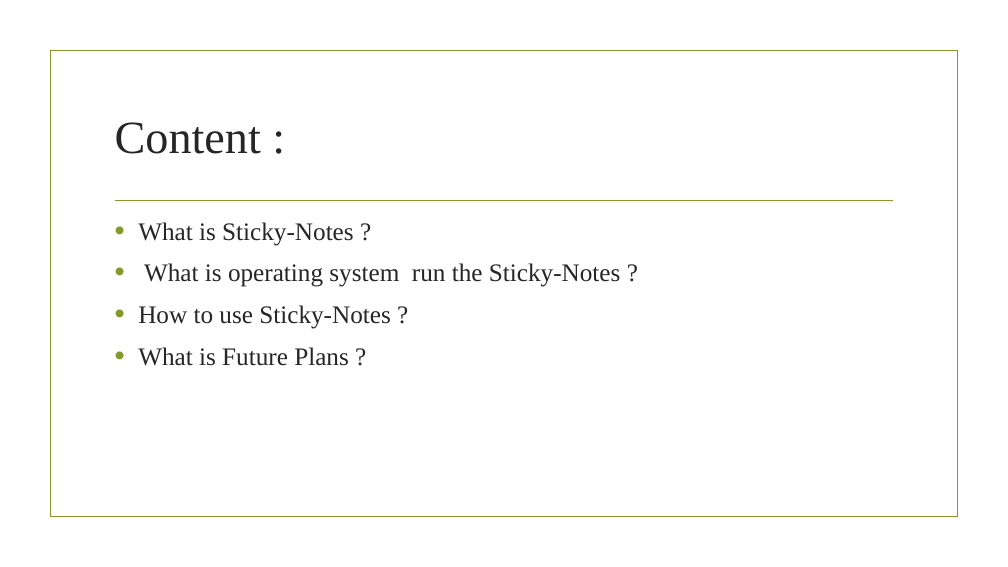
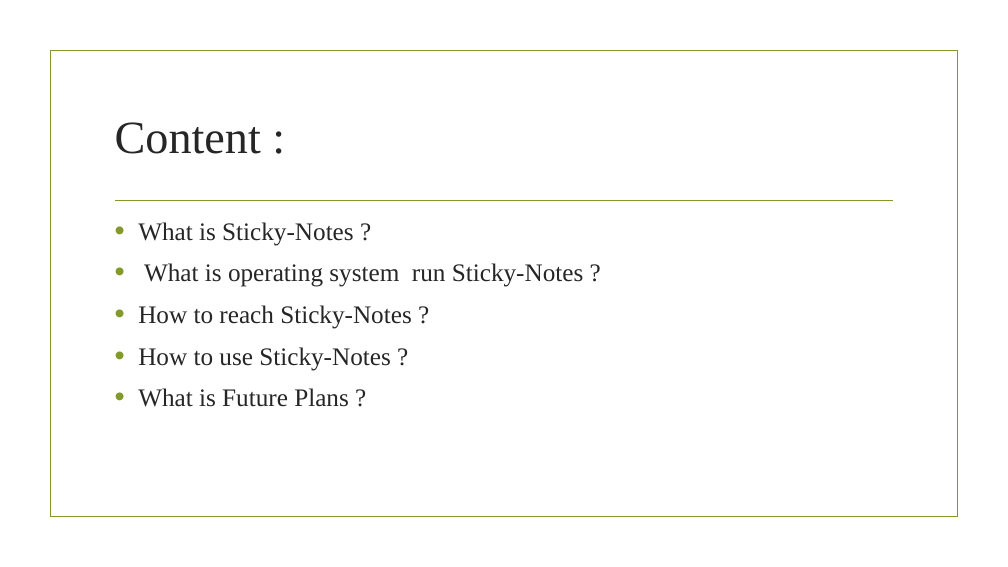
Before and after one commit to ibrahim123abusamrah/show, a slide deck: slide 2 of Sticky-Notes.pptx. Drawn at 1008x567 pixels with LibreOffice and Linux fonts; fonts in the diff are those of the drawing; background and template pictures are left out. Boxes give left, top, right and bottom in pixels: in the first picture for what was removed or moved away, otherwise in the second. Text is boxed around its words. In the diff, an @@ line names an element or a change of style, - is before the commit and + after.

```diff
--- a/Sticky-Notes.pptx
+++ b/Sticky-Notes.pptx
@@ text at [138,263,584,329]: text changed @@
-• What is operating system run the Sticky-Notes ?
+• What is operating system run Sticky-Notes ?
+• How to reach Sticky-Notes ?
```
Also in this commit, not shown: 1 slide added.
